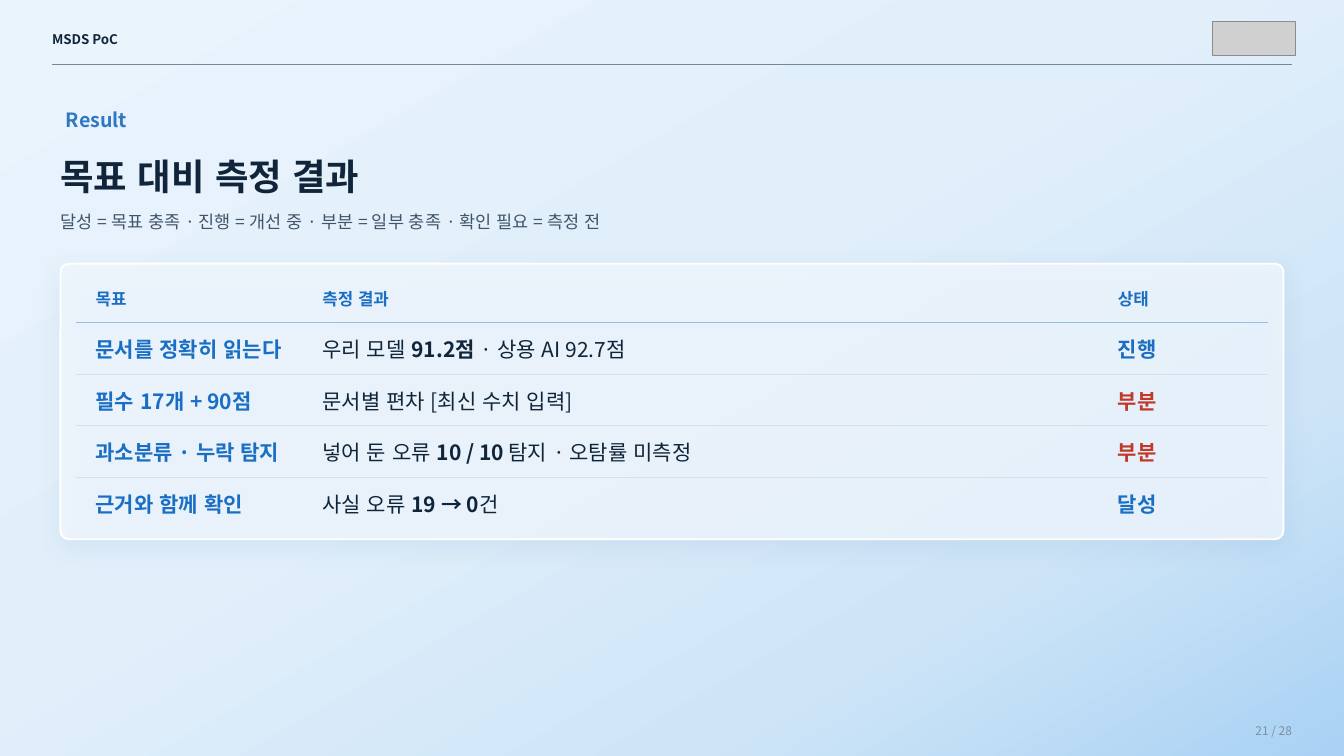
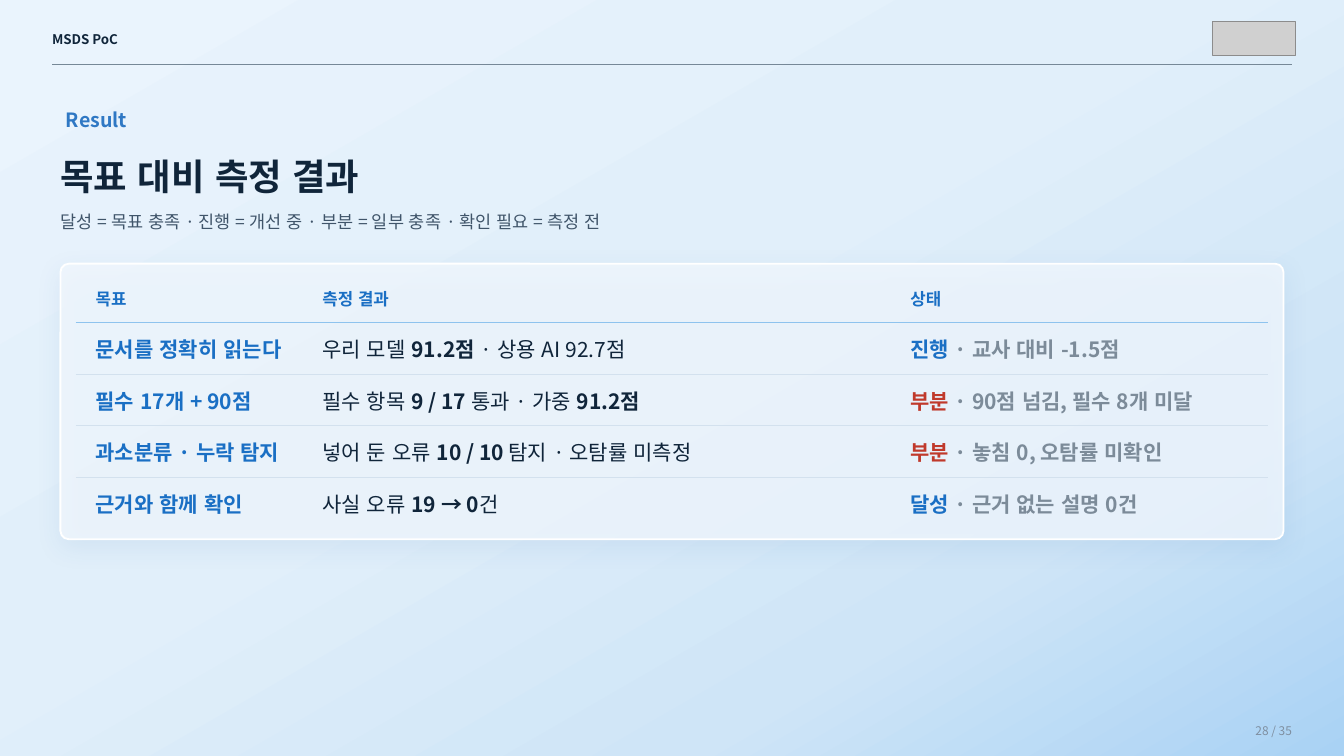
Before and after one commit to sunub/for-digital-divide, a slide deck: slide 28 of MSDS_PoC_flat.pptx (slide 21 before the commit). Drawn at 1344x756 pixels with LibreOffice and Linux fonts; fonts in the diff are those of the drawing; grey boxes stand for pictures. Boxes give left, top, right and bottom in pixels: in the first picture for what was removed or moved away, otherwise in the second. Text is boxed around its words. In the diff, an @@ line names an element or a change of style, - is before the commit and + after.

```diff
--- a/MSDS_PoC_flat.pptx
+++ b/MSDS_PoC_flat.pptx
@@ table at (76,274,1268,529) @@
-row 2, column 3: 진행
+row 2, column 3: 진행 · 교사 대비 -1.5점
-row 3, column 2: 문서별 편차 [최신 수치 입력]
+row 3, column 2: 필수 항목 9 / 17 통과 · 가중 91.2점
-row 3, column 3: 부분
+row 3, column 3: 부분 · 90점 넘김, 필수 8개 미달
-row 4, column 3: 부분
+row 4, column 3: 부분 · 놓침 0, 오탐률 미확인
-row 5, column 3: 달성
+row 5, column 3: 달성 · 근거 없는 설명 0건
@@ text at (1255,726,1292,735): text changed @@
-21 / 28
+28 / 35
```
Also in this commit, not shown: 24 other slides changed, 8 slides added, 1 slide removed.
